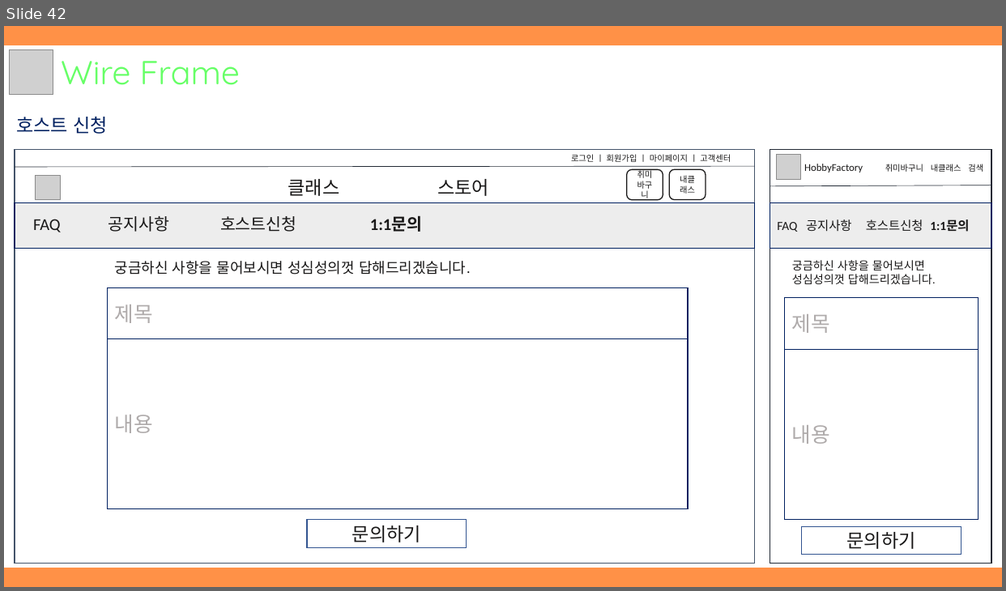
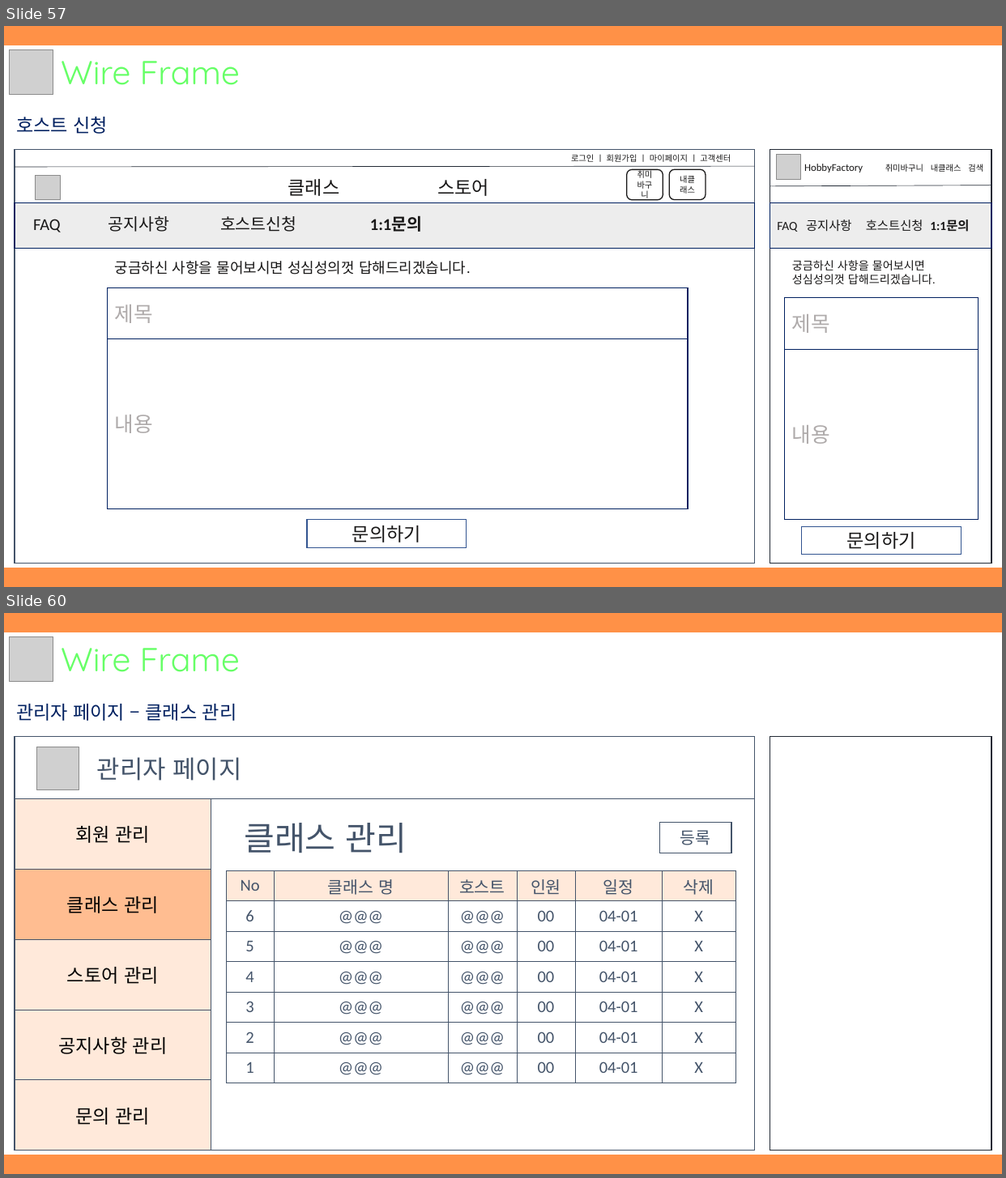
Before and after one commit to hhsw07/ezen-academy-projects, a slide deck: WebContent/발표자료/2차/3조 하비팩토리.pptx. Shown one above the other, each under a label of ours: slide 42 before the commit, slides 57 and 60 after it; the slides between them are not shown. The pictures are 1006x591 and 1006x1178 pixels, drawn with LibreOffice and Linux fonts; fonts in the diff are those of the drawing; grey boxes stand for pictures. Boxes give left, top, right and bottom in pixels: in the first picture for what was removed or moved away, otherwise in the second. Text is boxed around its words. In the diff, an @@ line names an element or a change of style, - is before the commit and + after.

```diff
--- a/WebContent/발표자료/2차/3조 하비팩토리.pptx
+++ b/WebContent/발표자료/2차/3조 하비팩토리.pptx
@@ slide 60 added at (4, 613, 1002, 1174), background #FF9147 @@
@@ rectangle added at (4, 632, 1002, 1154), fill #FFFFFF, outline #FFFFFF 1 pt @@
@@ picture added at (9, 637, 53, 681) @@
@@ text added at (61, 648, 240, 672), 32 pt, text #66FF66 @@
+Wire Frame
@@ text added at (16, 704, 237, 721), 18 pt, text #002060 @@
+관리자 페이지 – 클래스 관리
@@ rectangle added at (15, 736, 755, 1151), fill #FFFFFF, outline #44546A 1 pt @@
@@ picture added at (37, 747, 79, 790) @@
@@ text added at (97, 757, 241, 781), 24 pt, text #44546A @@
+관리자 페이지
@@ rectangle added at (769, 736, 991, 1151), fill #FFFFFF, outline #222A35 1 pt @@
@@ line added from (15, 798) to (755, 798), #44546A 0.5 pt @@
@@ table added at (15, 798, 211, 1151), 5 rows, 1 columns @@
+회원 관리
+클래스 관리
+스토어 관리
+공지사항 관리
+문의 관리
@@ line added from (211, 798) to (211, 1151), #44546A 0.5 pt @@
@@ text added at (244, 823, 407, 854), 32 pt, text #44546A @@
+클래스 관리
@@ rectangle added at (660, 823, 731, 854), fill #FFFFFF, outline #44546A 1 pt, 16 pt, text #44546A @@
+등록
@@ table added at (226, 871, 735, 1083), 7 rows, 6 columns @@
+No | 클래스 명 | 호스트 | 인원 | 일정 | 삭제
+6 | @@@ | @@@ | 00 | 04-01 | X
+5 | @@@ | @@@ | 00 | 04-01 | X
+4 | @@@ | @@@ | 00 | 04-01 | X
+3 | @@@ | @@@ | 00 | 04-01 | X
+2 | @@@ | @@@ | 00 | 04-01 | X
+1 | @@@ | @@@ | 00 | 04-01 | X
@@ what was slide 42 is now slide 57 @@
```
Also in this commit, not shown: 5 slides changed, 54 other slides added.
